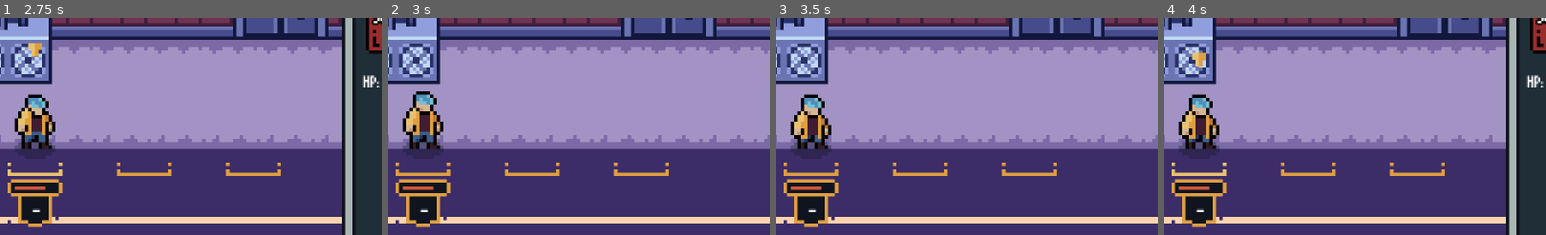
Above: before the commit, frames 1-4 (left to right).
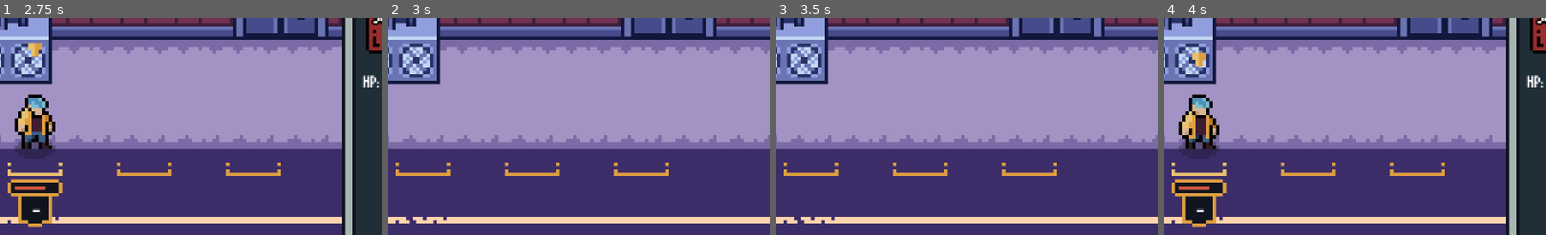
Above: after the commit, the same moments.

Repository: Paraldos/AdventureGame
Game: Godot game, scene res://title_screen/title_screen.tscn
Same seed, same stepped clock (60 frames per second), same inputs: the game is played once before the commit and once after it.
Inputs (mouse positions are % of the whole screen's width and height, from its top left):
- Up to frame 1 (2.75 s): click "Start" at 0.5 s; click (11, 42) at 1.27 s; click (11, 42) at 2.02 s
- Up to frame 2 (3 s): click (68, 93) at 2.75 s
- Up to frame 3 (3.5 s): no input
- Up to frame 4 (4 s): click (11, 42) at 3.52 s
The pictures show only the part of the screen within x 6-56%, y 20-70%; the shares and areas given below are measured in that part.

Frame 1 is identical in both runs. In frame 2, 4.5% of the frame differs, in the area x 2-17%, y 33-97%; in frame 3, 4.4%; in frame 4, nothing differs.
Error before the commit: Invalid access to property or key 'role' on a base object of type 'Nil'. (res://singeltons/actor_manager.gd:193)

Commit message:
bugfixed actor display

Diff:
--- a/hero_creation/hero_creation.gd
+++ b/hero_creation/hero_creation.gd
@@ -30,7 +30,7 @@
 		GameData.actors[index] = old_actor
 	else:
 		GameData.actors[index] = null
-	SignalManager.update_actor_value.emit()
+	SignalManager.update_actor_template.emit(index)
 	queue_free()
 
 func _on_accept_btn_pressed() -> void:
